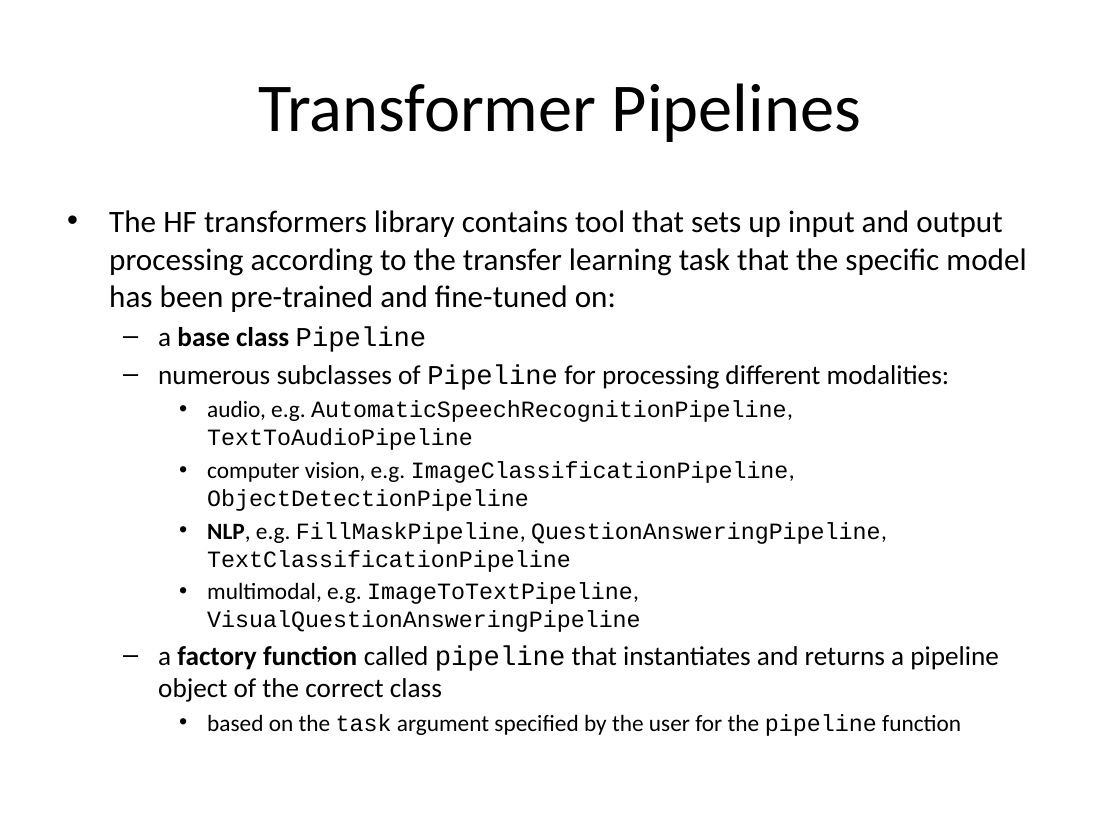
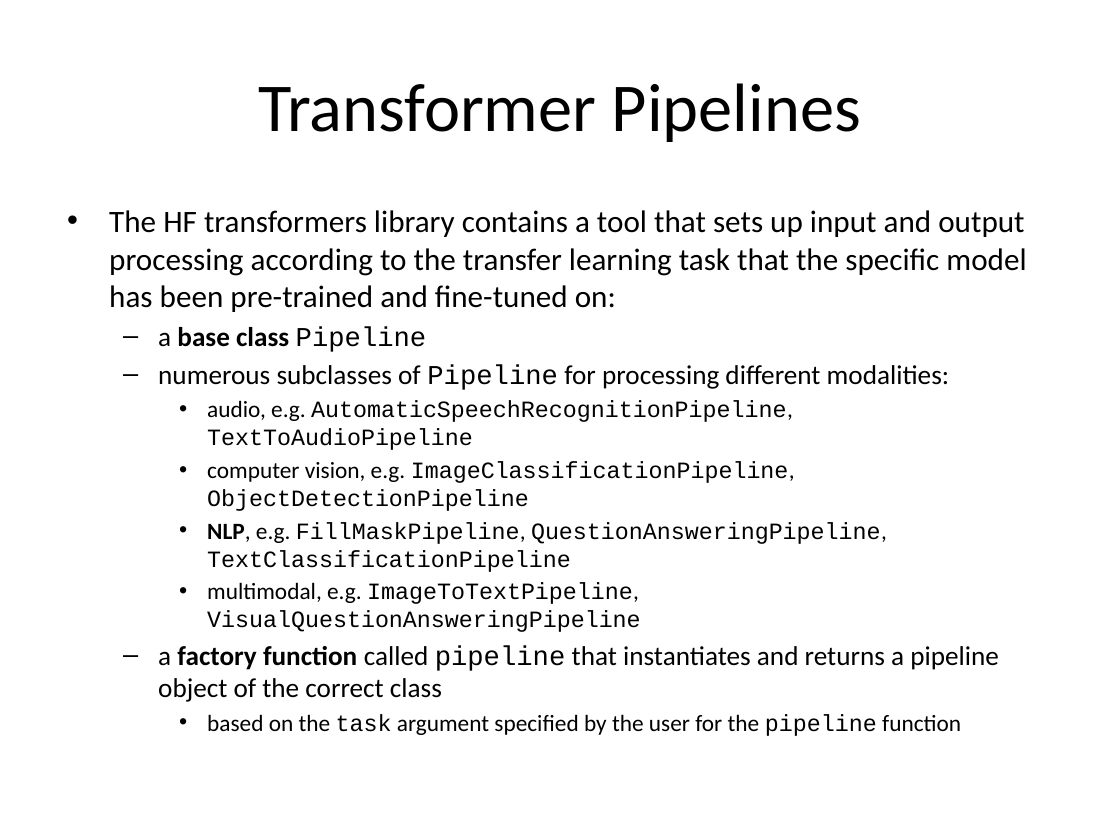
Before and after one commit to Clinical-Bioinformatics-Debrecen/nlp_2025, a slide deck: slide 15 of 7.pptx. Drawn at 1120x840 pixels with LibreOffice and Linux fonts; fonts in the diff are those of the drawing. Boxes give left, top, right and bottom in pixels: in the first picture for what was removed or moved away, otherwise in the second. Text is boxed around its words. In the diff, an @@ line names an element or a change of style, - is before the commit and + after.

```diff
--- a/7.pptx
+++ b/7.pptx
@@ text at (109,210,1026,312): text changed @@
-• The HF transformers library contains tool that sets up input and output processing according to the transfer learning task that the specific model has been pre-trained and fine-tuned on:
+• The HF transformers library contains a tool that sets up input and output processing according to the transfer learning task that the specific model has been pre-trained and fine-tuned on:
```
Also in this commit, not shown: 7 other slides changed, 1 slide added.
